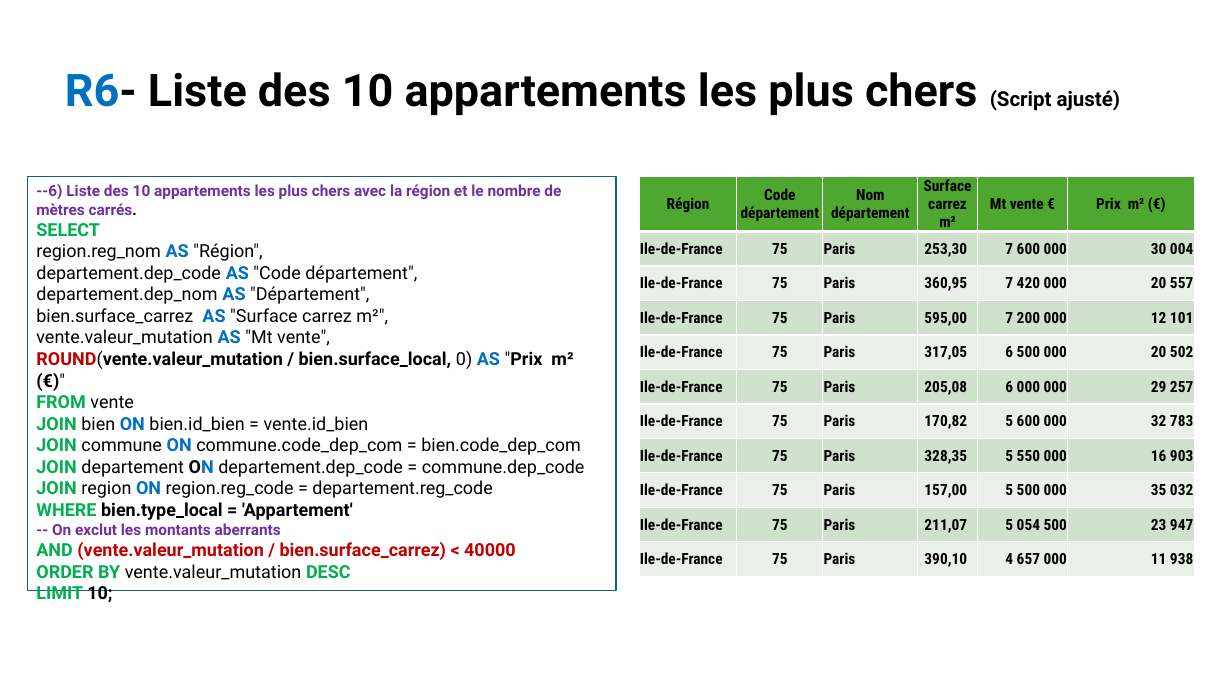
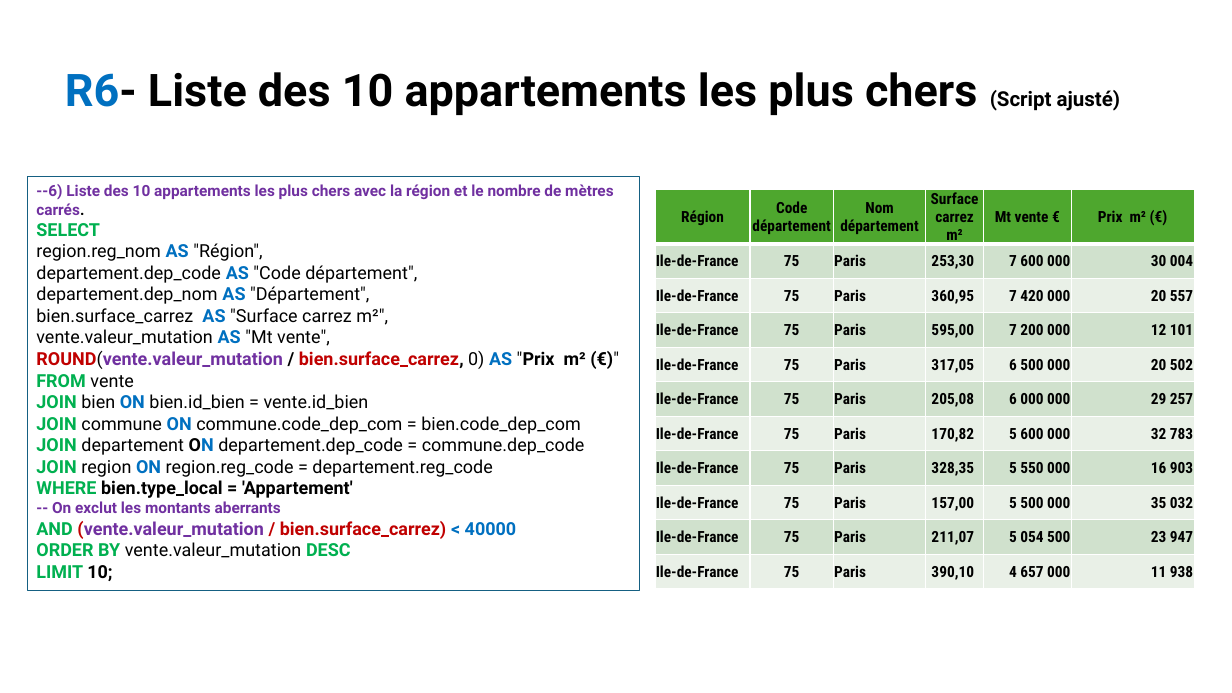
Before and after one commit to naima60/nb_p4_Creez-et-utilisez-une-base-de-donnees-immobiliere-avec-SQL, a slide deck: slide 18 of 7_rapport_final/support_presentation_022026.pptx (slide 16 before the commit). Drawn at 1232x693 pixels with LibreOffice and Linux fonts; fonts in the diff are those of the drawing. Boxes give left, top, right and bottom in pixels: in the first picture for what was removed or moved away, otherwise in the second. Text is boxed around its words. In the diff, an @@ line names an element or a change of style, - is before the commit and + after.

```diff
--- a/7_rapport_final/support_presentation_022026.pptx
+++ b/7_rapport_final/support_presentation_022026.pptx
@@ rectangle "--6) Liste des 10 appartements ...": place and size @@
-rectangle "--6) Liste des 10 appartements ..." at [28,177,616,591]
+rectangle "--6) Liste des 10 appartements ..." at [28,177,640,591]
@@ table: place and size @@
-table at [640,177,1195,578]
+table at [655,189,1194,591]
@@ text in rectangle at [36,351,586,369]: text changed; text colour #000000 to #C00000 @@
-ROUND(vente.valeur_mutation / bien.surface_local, 0) AS "Prix m² (€)"
+ROUND(vente.valeur_mutation / bien.surface_carrez, 0) AS "Prix m² (€)"
@@ text in rectangle at [36,521,517,539]: text colour #C00000 to #7030A0 in "(vente.valeur_mutation"; text colour #C00000 to #0070C0 in "< 40000" @@
```
Also in this commit, not shown: 1 other slide changed, 2 slides added, 1 other file.
